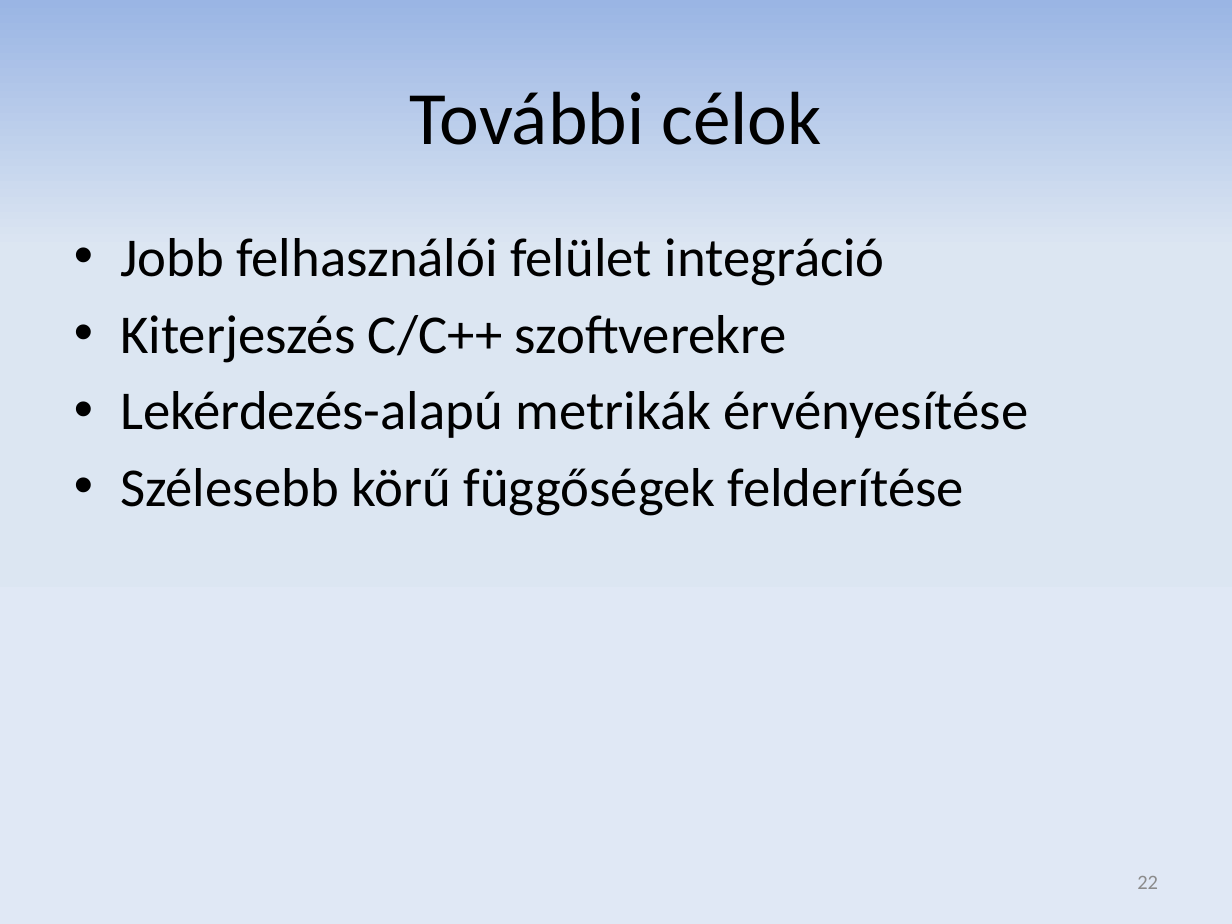
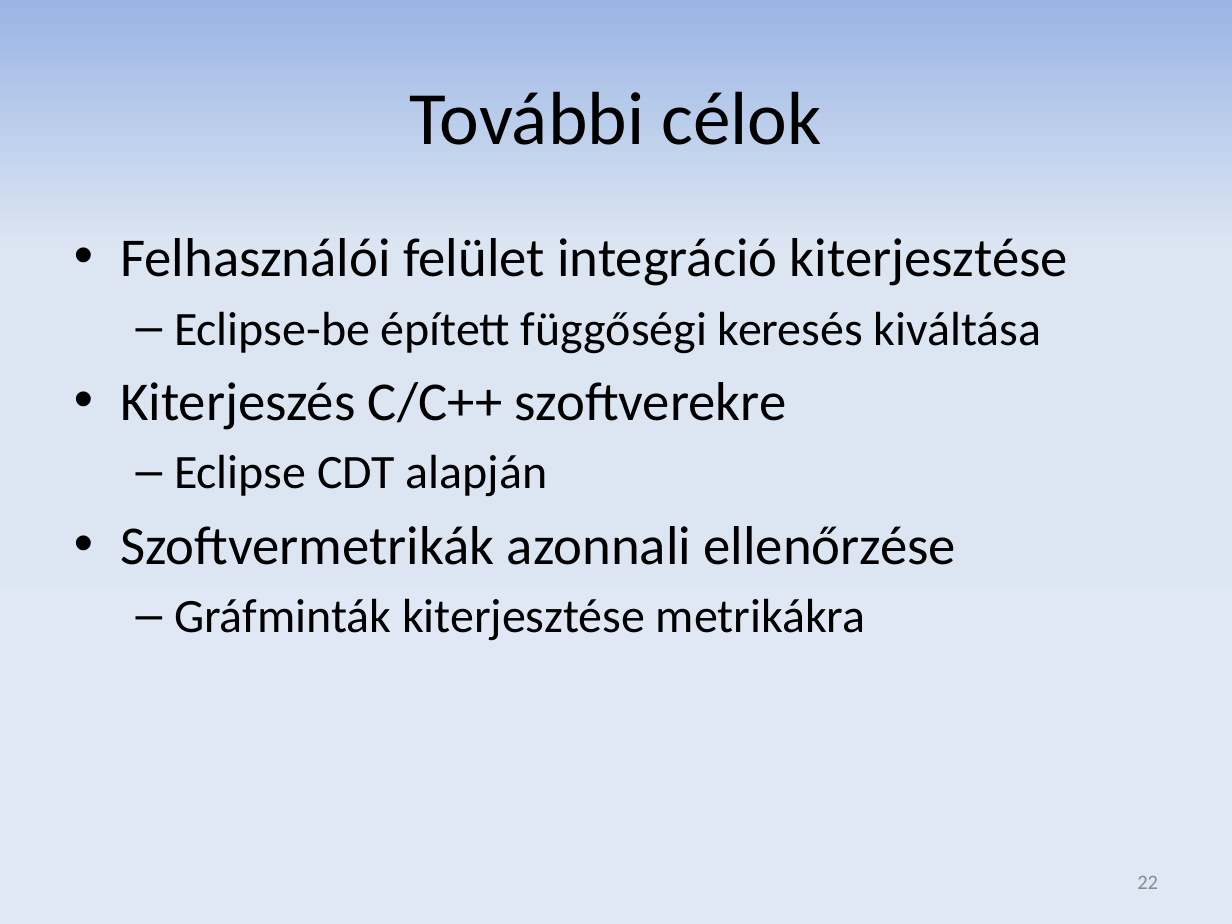
Before and after one commit to donat/incquery-deps, a slide deck: slide 22 of incquery-deps-documentation/presentation/tdk_pres_hu_v3.pptx. Drawn at 1232x924 pixels with LibreOffice and Linux fonts; fonts in the diff are those of the drawing. Boxes give left, top, right and bottom in pixels: in the first picture for what was removed or moved away, otherwise in the second. Text is boxed around its words. In the diff, an @@ line names an element or a change of style, - is before the commit and + after.

```diff
--- a/incquery-deps-documentation/presentation/tdk_pres_hu_v3.pptx
+++ b/incquery-deps-documentation/presentation/tdk_pres_hu_v3.pptx
@@ text at <box>120,238,1068,354</box>: text changed @@
-• Jobb felhasználói felület integráció
+• Felhasználói felület integráció kiterjesztése
+  – Eclipse-be épített függőségi keresés kiváltása
@@ text at <box>120,454,957,641</box>: text changed; size 32 to 28 pt @@
-• Lekérdezés-alapú metrikák érvényesítése
-• Szélesebb körű függőségek felderítése
+  – Eclipse CDT alapján
+• Szoftvermetrikák azonnali ellenőrzése
+  – Gráfminták kiterjesztése metrikákra
```
Also in this commit, not shown: 12 other slides changed, 2 slides added, 2 slides removed.
